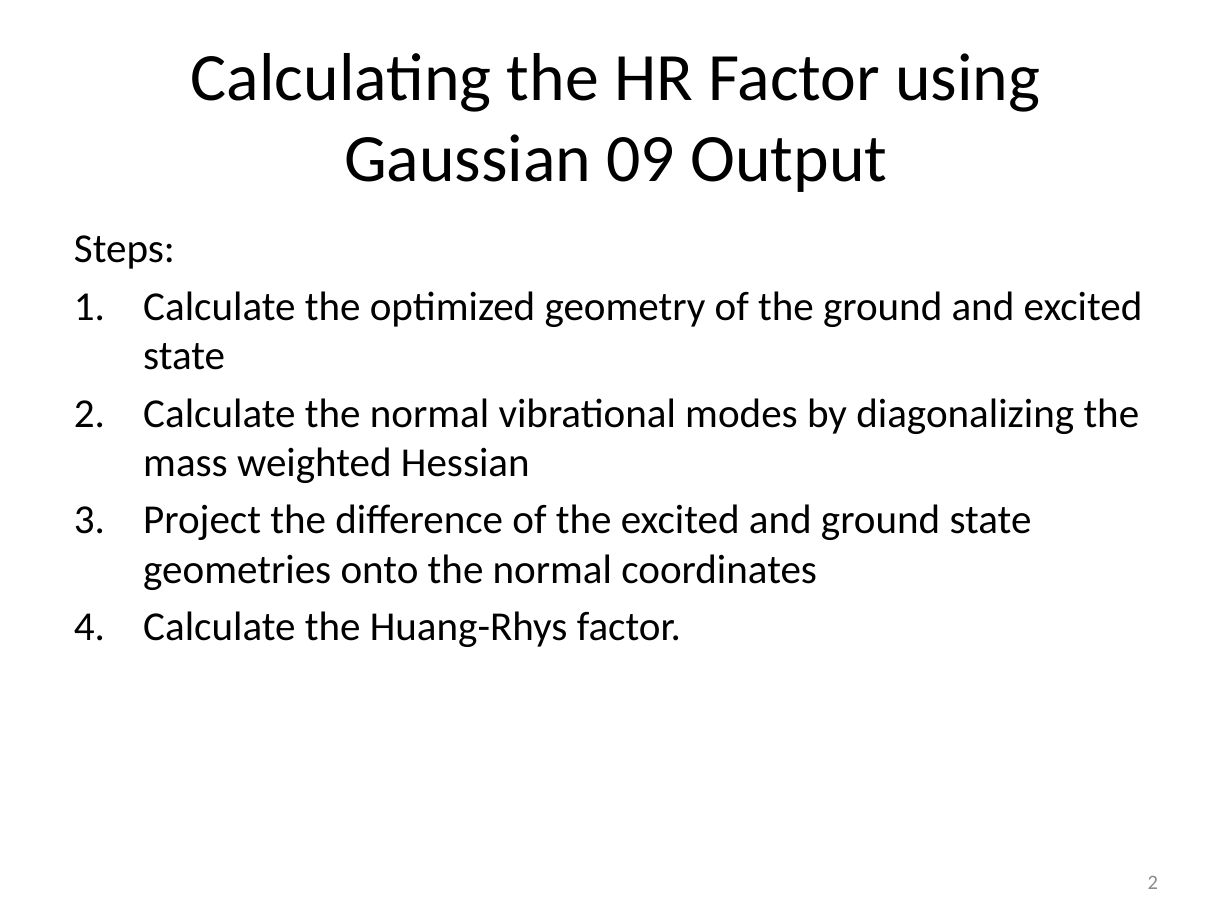
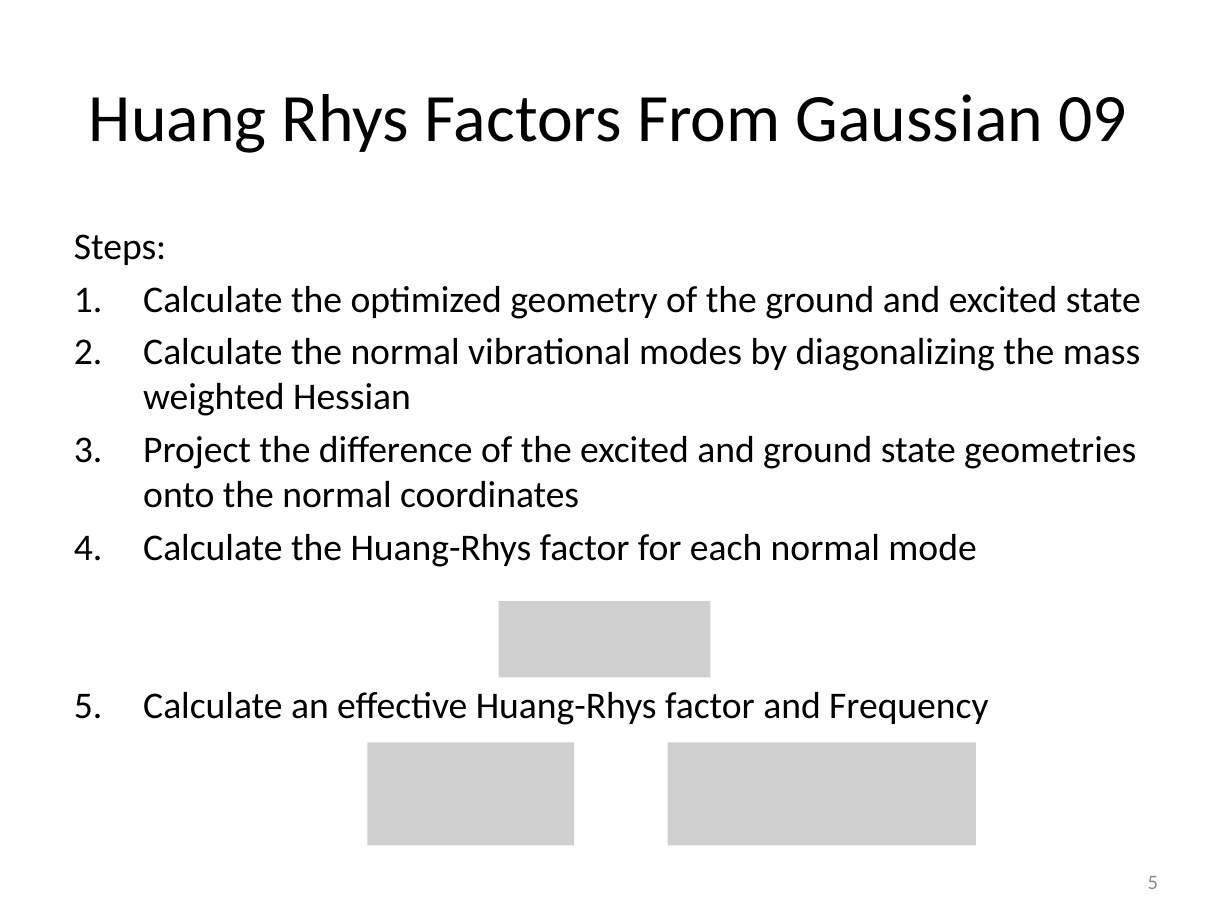
Before and after one commit to nicholashestand/exciton_para, a slide deck: slide 5 of CalculationPresentation.pptx (slide 2 before the commit). Drawn at 1232x924 pixels with LibreOffice and Linux fonts; fonts in the diff are those of the drawing; grey boxes stand for pictures. Boxes give left, top, right and bottom in pixels: in the first picture for what was removed or moved away, otherwise in the second. Text is boxed around its words. In the diff, an @@ line names an element or a change of style, - is before the commit and + after.

```diff
--- a/CalculationPresentation.pptx
+++ b/CalculationPresentation.pptx
@@ title at bbox=[89, 94, 1127, 153]: text changed @@
-Calculating the HR Factor using Gaussian 09 Output
+Huang Rhys Factors From Gaussian 09
@@ text at bbox=[74, 234, 1141, 508]: size 24 to 22 pt in "Steps:", "Calculate the optimized geometry of the ground ...", "Calculate the normal vibrational modes by diagonalizing ...", "Project the difference of the excited and ..." @@
@@ text at bbox=[143, 534, 988, 725]: text changed; size 24 to 22 pt @@
-4. Calculate the Huang-Rhys factor.
+4. Calculate the Huang-Rhys factor for each normal mode
+5. Calculate an effective Huang-Rhys factor and Frequency
@@ picture added at bbox=[499, 601, 711, 678] @@
@@ picture added at bbox=[367, 743, 574, 846] @@
@@ picture added at bbox=[668, 743, 976, 846] @@
@@ page number at bbox=[1148, 876, 1158, 889]: text changed @@
-2
+5
```
Also in this commit, not shown: 18 slides added, 6 slides removed.
